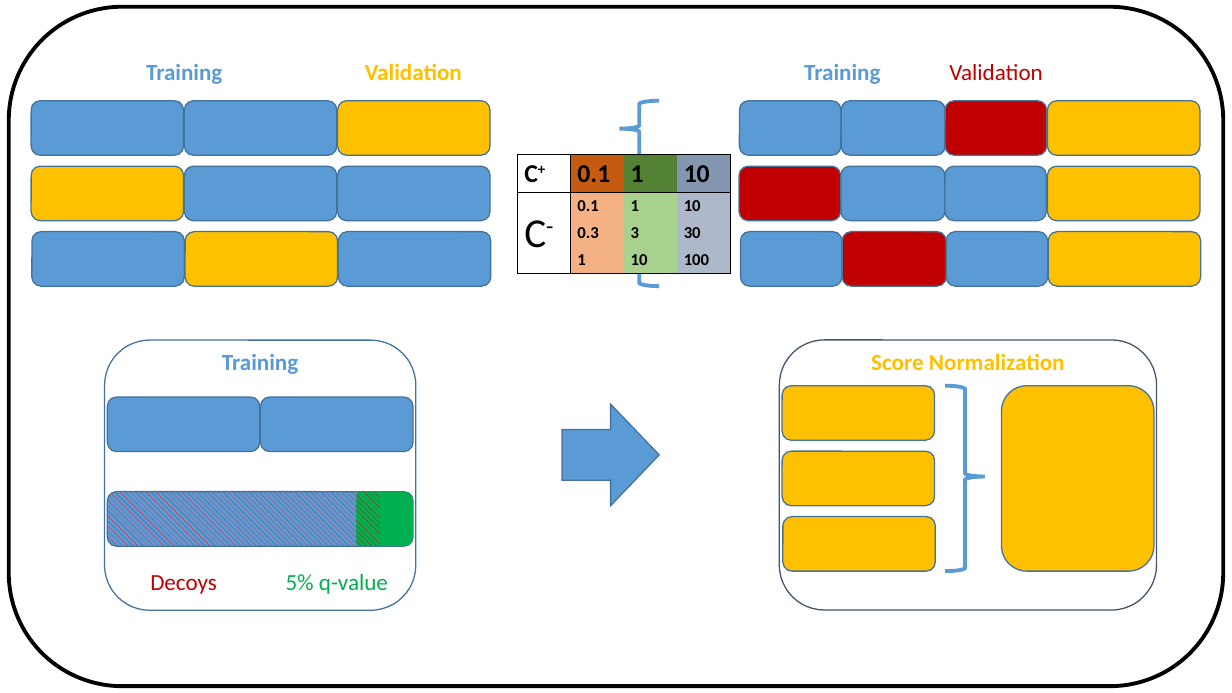
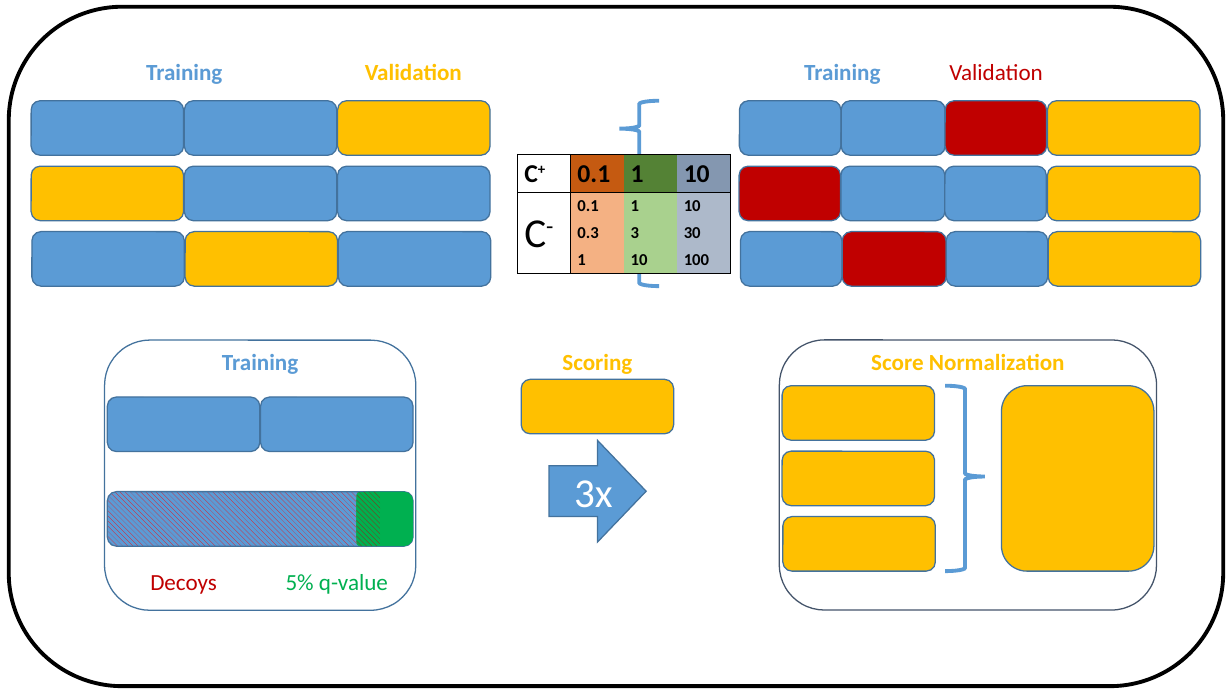
Before and after one commit to emilpaulitz/Bachelor-Thesis, a slide deck: slide 1 of doc/percolator_diagramm.pptx. Drawn at 1232x693 pixels with LibreOffice and Linux fonts; fonts in the diff are those of the drawing. Boxes give left, top, right and bottom in pixels: in the first picture for what was removed or moved away, otherwise in the second. Text is boxed around its words. In the diff, an @@ line names an element or a change of style, - is before the commit and + after.

```diff
--- a/doc/percolator_diagramm.pptx
+++ b/doc/percolator_diagramm.pptx
@@ text added at (562,354,632,374), 18 pt, text #FFC000, bold @@
+Scoring
@@ rounded rectangle added at (521,380,674,434), fill #FFC000, outline #43739E 1 pt @@
@@ right arrow "3x": place and size @@
-right arrow "3x" at (562,404,659,506)
+right arrow "3x" at (549,441,646,543)
@@ text in right arrow at (574,480,613,518): text added @@
+3x
```
Also in this commit, not shown: 28 other files.
